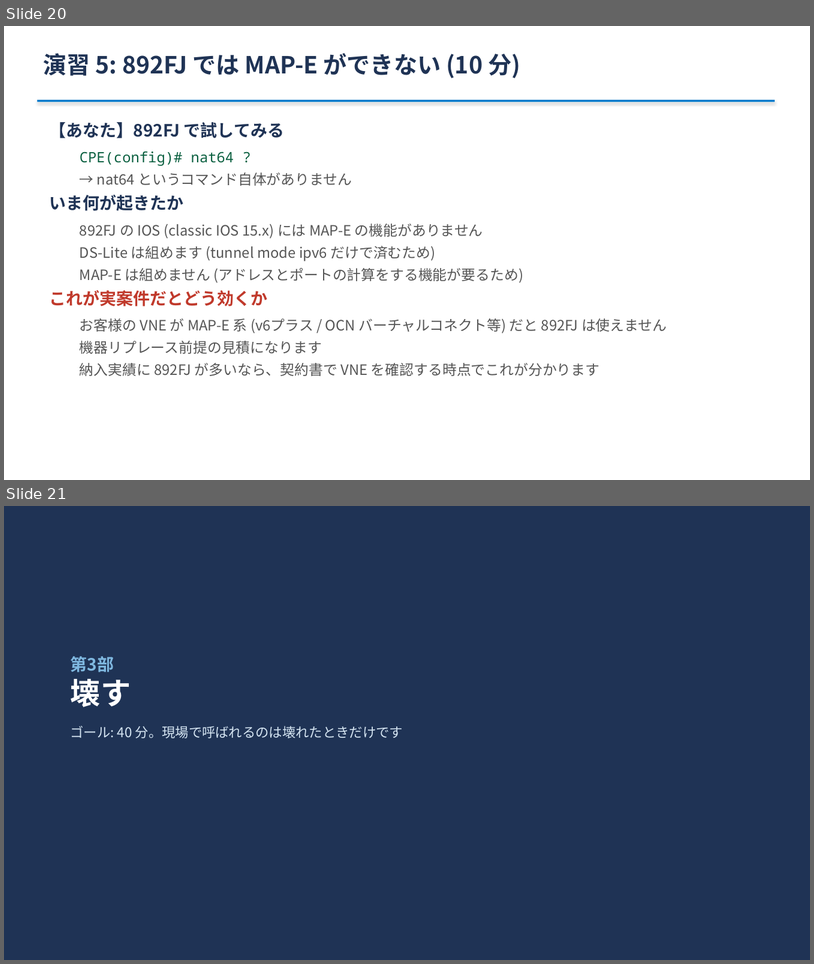
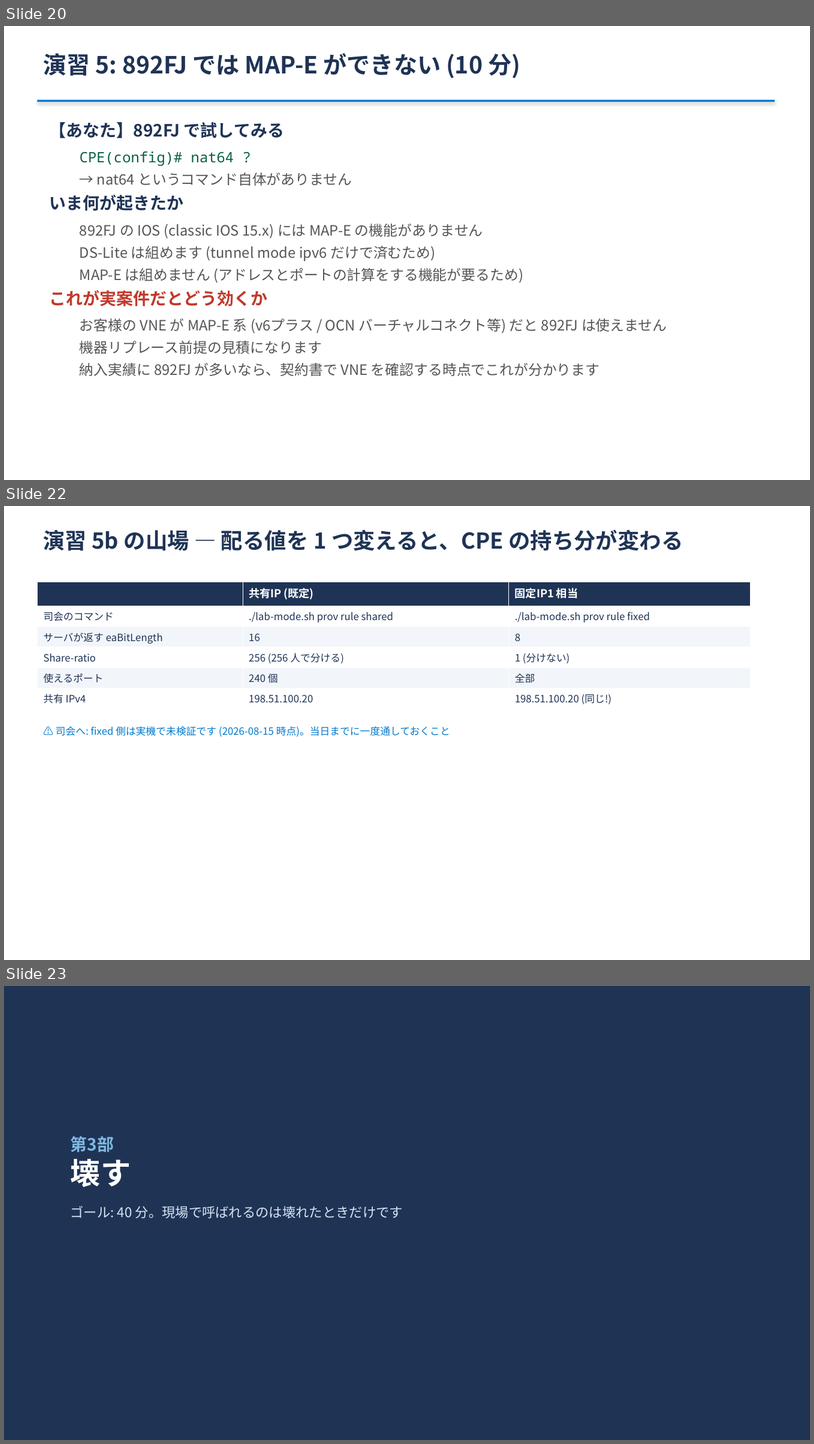
Before and after one commit to ginchankawaii/claude-code-book-template, a slide deck: docs/ipoe-lab/slides/handson.pptx. Shown one above the other, each under a label of ours: slides 20 and 21 before the commit, slides 20, 22 and 23 after it; the slides between them are not shown. The pictures are 814x964 and 814x1444 pixels, drawn with LibreOffice and Linux fonts; fonts in the diff are those of the drawing. Boxes give left, top, right and bottom in pixels: in the first picture for what was removed or moved away, otherwise in the second. Text is boxed around its words. In the diff, an @@ line names an element or a change of style, - is before the commit and + after.

```diff
--- a/docs/ipoe-lab/slides/handson.pptx
+++ b/docs/ipoe-lab/slides/handson.pptx
@@ slide 22 added at (4, 506, 810, 960), background #FFFFFF @@
@@ text added at (43, 529, 683, 551), 26 pt, text #1F3355, bold @@
+演習 5b の山場 — 配る値を 1 つ変えると、CPE の持ち分が変わる
@@ table added at (37, 582, 751, 706), 6 rows, 3 columns @@
+ | 共有IP (既定) | 固定IP1 相当
+司会のコマンド | ./lab-mode.sh prov rule shared | ./lab-mode.sh prov rule fixed
+サーバが返す eaBitLength | 16 | 8
+Share-ratio | 256 (256 人で分ける) | 1 (分けない)
+使えるポート | 240 個 | 全部
+共有 IPv4 | 198.51.100.20 | 198.51.100.20 (同じ!)
@@ text added at (56, 726, 450, 736), 12 pt, text #007ACC @@
+⚠ 司会へ: fixed 側は実機で未検証です (2026-08-15 時点)。当日までに一度通しておくこと
@@ what was slide 21 is now slide 23 @@
```
Also in this commit, not shown: 3 slides changed, 1 other slide added, 6 other files.
